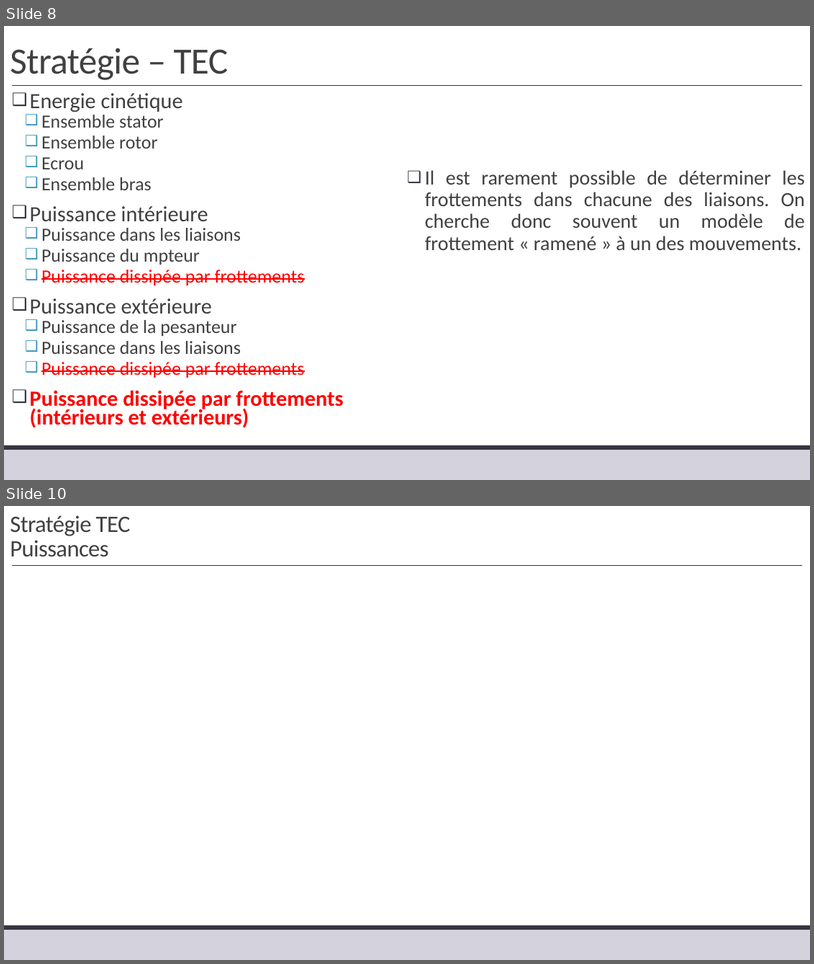
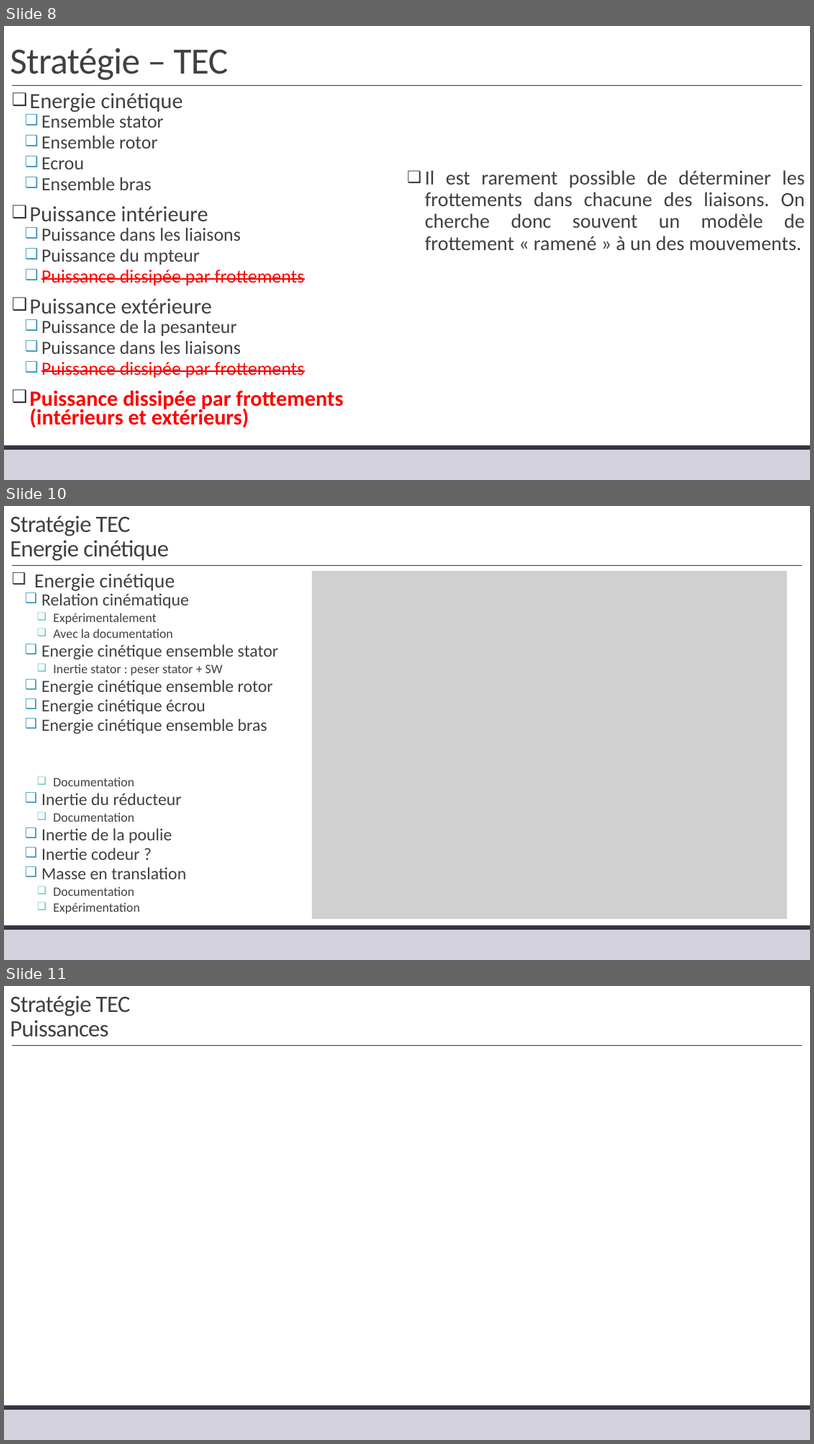
Before and after one commit to xpessoles/TP_Corriges, a slide deck: 11_MaxPID/11_MaxPID_Corrige.pptx. Shown one above the other, each under a label of ours: slides 8 and 10 before the commit, slides 8, 10 and 11 after it; the slides between them are not shown. The pictures are 814x964 and 814x1444 pixels, drawn with LibreOffice and Linux fonts; fonts in the diff are those of the drawing; grey boxes stand for pictures. Boxes give left, top, right and bottom in pixels: in the first picture for what was removed or moved away, otherwise in the second. Text is boxed around its words. In the diff, an @@ line names an element or a change of style, - is before the commit and + after.

```diff
--- a/11_MaxPID/11_MaxPID_Corrige.pptx
+++ b/11_MaxPID/11_MaxPID_Corrige.pptx
@@ slide 10 added at bbox=[4, 506, 810, 960], background #FFFFFF; not listed: 3 template elements that a slide beside it also shows @@
@@ title added at bbox=[10, 515, 169, 561], 28 pt, text #404040 @@
+Stratégie TEC
+Energie cinétique
@@ text added at bbox=[34, 574, 279, 914], 20.4 pt, text #404040 @@
+❑ Energie cinétique
+  ❑ Relation cinématique
+    ❑ Expérimentalement
+    ❑ Avec la documentation
+  ❑ Energie cinétique ensemble stator
+    ❑ Inertie stator : peser stator + SW
+  ❑ Energie cinétique ensemble rotor
+  ❑ Energie cinétique écrou
+  ❑ Energie cinétique ensemble bras
+    ❑ Documentation
+  ❑ Inertie du réducteur
+    ❑ Documentation
+  ❑ Inertie de la poulie
+  ❑ Inertie codeur ?
+  ❑ Masse en translation
+    ❑ Documentation
+    ❑ Expérimentation
@@ picture added at bbox=[313, 571, 788, 919] @@
@@ what was slide 10 is now slide 11 @@
```
Also in this commit, not shown: 1 slide changed.
